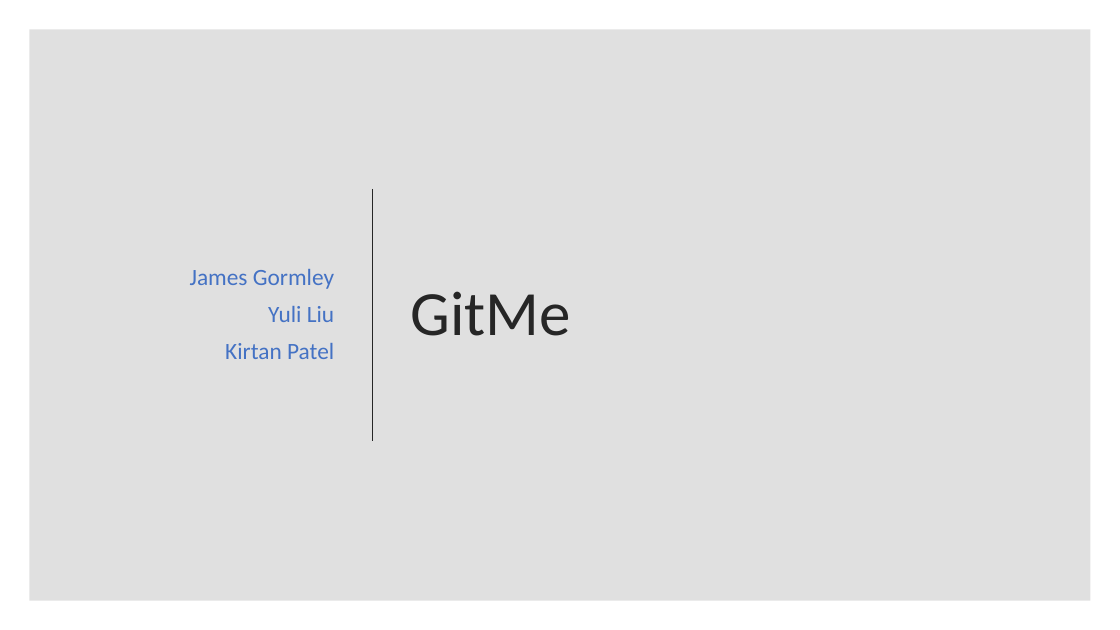
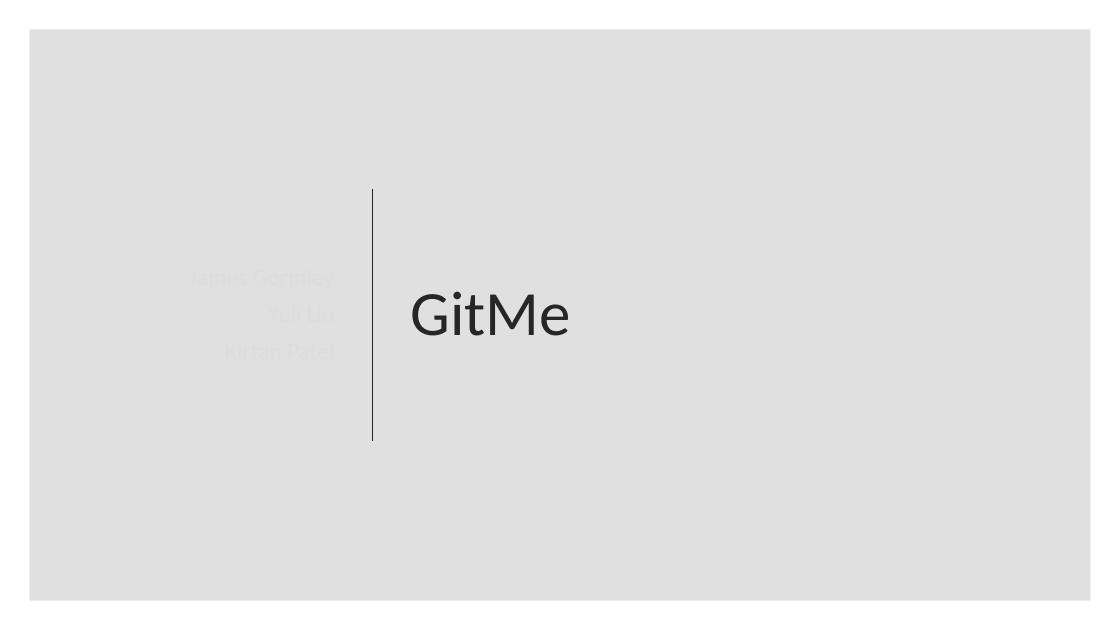
Before and after one commit to Yuliy97/GitMe, a slide deck: slide 1 of Gitme.pptx. Drawn at 1120x630 pixels with LibreOffice and Linux fonts; fonts in the diff are those of the drawing. Boxes give left, top, right and bottom in pixels: in the first picture for what was removed or moved away, otherwise in the second. Text is boxed around its words. In the diff, an @@ line names an element or a change of style, - is before the commit and + after.

Commit message:
Fixed PPT

```diff
--- a/Gitme.pptx
+++ b/Gitme.pptx
@@ subtitle removed at <box>190,269,334,359</box> @@
-James Gormley
-Yuli Liu
-Kirtan Patel
```
Also in this commit, not shown: 10 slides added, 7 slides removed.
